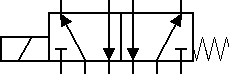
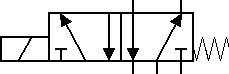
Before/after of a w=229, h=74 layered artwork. What changed in the layer stack:
painted on "cópia de Fundo" over [60, 0, 110, 74]
